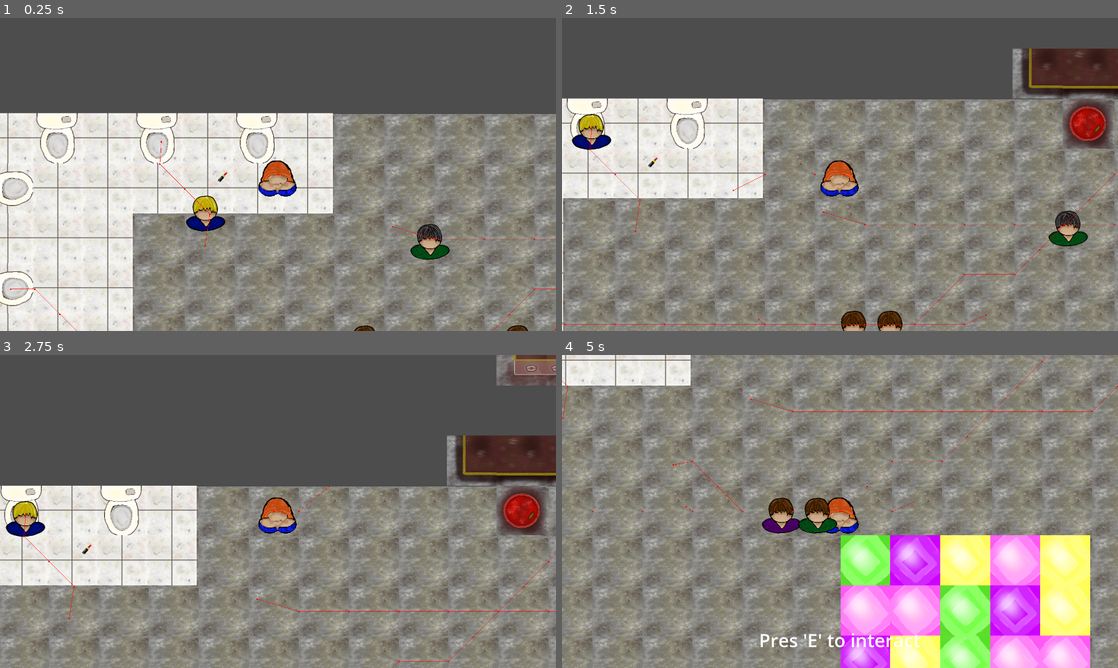
Above: before the commit, frames 1-4 (two rows, left to right).
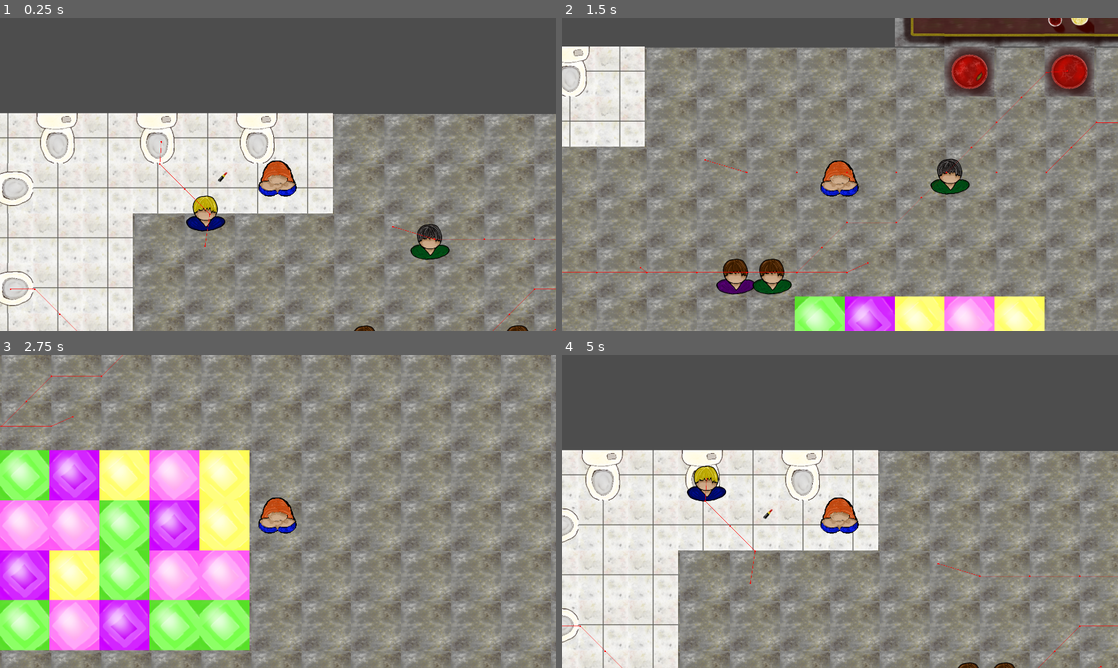
Above: after the commit, the same moments.

Repository: mntjams/game-jam-25-2
Game: Godot game, scene res://scenes/game.tscn
The game is run twice, just before and just after one commit, with the same random seed, the same clock (stepped at 60 frames per second) and the same inputs.
Inputs (mouse positions are in pixels of both pictures, inside the frame that each line leads up to):
- Up to frame 1 (0.25 s): no input
- Up to frame 2 (1.5 s): move the mouse to (962, 158) at 0.52 s; hold D (right) 0.53-1.28 s; move the mouse to (728, 190) at 1.27 s; hold S (down) from 1.28 s (still down)
- Up to frame 3 (2.75 s): move the mouse to (333, 442) at 2.02 s; release S (down) at 2.03 s; hold D (right) from 2.03 s (still down)
- Up to frame 4 (5 s): move the mouse to (812, 574) at 2.77 s; release D (right) at 2.78 s; hold W (up) 2.78-3.53 s; move the mouse to (1006, 558) at 3.52 s; hold A (left) from 3.53 s (still down); move the mouse to (673, 464) at 4.27 s

The runs differ from the first frame. In frame 1, less than 0.1% of the frame differs, in the area x 49-51%, y 49-51%; in frame 2, 57%; in frame 3, 77%; in frame 4, 81%, in the area x 0-100%, y 0-100%.

Commit message:
wasd controls

Diff:
--- a/scripts/player.gd
+++ b/scripts/player.gd
@@ -2,27 +2,15 @@
 
 @onready var navigation_agent_2d: NavigationAgent2D = $NavigationAgent2D
 var women_in_sight : Array[InteractableWoman] = []
-var movement_speed: float = 800
+var movement_speed: float = 1000
 
 signal woman_entered_sight
 signal no_woman_in_sight
 
 # --- Navigation ---
-func _physics_process(_delta: float) -> void:
-	var mouse_position: Vector2 = get_global_mouse_position()
-	navigate_to(mouse_position)
-
-func navigate_to(destination: Vector2):
-	navigation_agent_2d.target_position = destination
-
-	var current_agent_position: Vector2 = global_position
-	var next_path_position: Vector2 = navigation_agent_2d.get_next_path_position()
-	var new_velocity: Vector2 = current_agent_position.direction_to(next_path_position) * movement_speed
-
-	if navigation_agent_2d.is_navigation_finished():
-		return
-
-	velocity = new_velocity
+func _physics_process(delta: float) -> void:
+	velocity = 60*delta*movement_speed*Vector2(Input.get_action_strength("right")-Input.get_action_strength("left"), Input.get_action_strength("down")-Input.get_action_strength("up")).normalized()
+	print(velocity)
 	move_and_slide()
 
 # --- Woman in sight tracking ---
